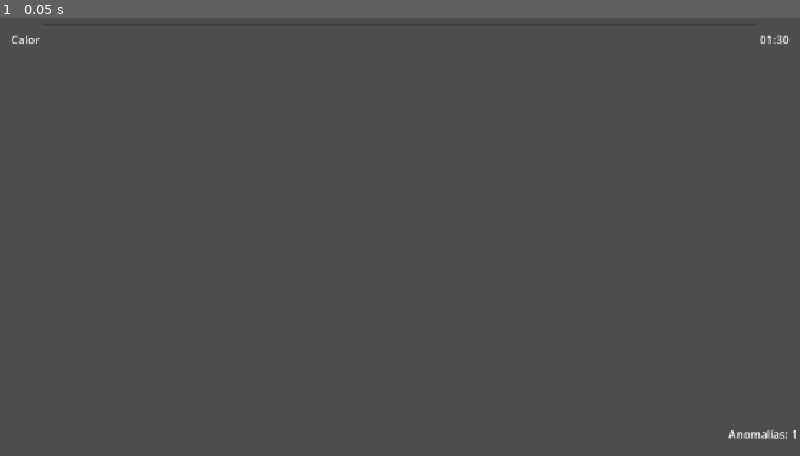
Above: before the commit, frame 1.
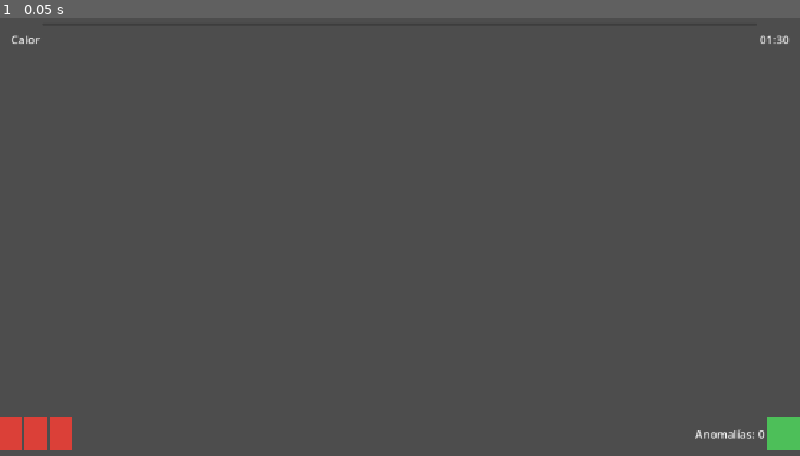
Above: after the commit, the same moment.

Repository: nicolasbuelvas/IAdashems
Game: Godot game, scene res://ui/hud.tscn
Same seed, same stepped clock (60 frames per second), same inputs: the game is played once before the commit and once after it. The project has no main scene, so this scene is started directly.
Inputs:
- Up to frame 1 (0.05 s): no input

The runs differ from the first frame. In frame 1, 1.1% of the frame differs, in the area x 0-100%, y 91-99%.

Commit message:
[23:31][IAdashems][AI] feat(ui): HUD escucha solo senales y saca el emisor de pruebas de la escena

Diff:
--- a/ui/hud.gd
+++ b/ui/hud.gd
@@ -1,4 +1,14 @@
 extends Control
+## HUD (persona D).
+##
+## Regla del spec: el HUD solo escucha señales; no lee nodos de otros sistemas.
+## EventBus es un autoload de C y todavía está vacío, así que mientras no exista
+## el HUD queda mudo (no se conecta a nada). En cuanto aparezca con las señales
+## del contrato, se engancha solo desde _ready().
+
+## Debe coincidir con GameConfig.HEAT_HIGH_THRESHOLD (GameConfig es de C y
+## todavía no existe, se duplica aquí a propósito para no depender de él).
+const HEAT_HIGH_THRESHOLD := 70.0
 
 @onready var heat_bar = $"TopBar/HeatBar"
 @onready var clock_label = $"TopBar/ClockLabel"
@@ -8,46 +18,75 @@
 	$"BottomBar/HealthIcons/Life3",
 ]
 @onready var anomalies_label = $"BottomBar/AnomaliesLabel"
-@onready var herbicide_icon = $"BottomBar/HerbicideIcon"
+@onready var herbicide_icon = $"BottomBar/HerbicideSlot/HerbicideIcon"
+
+var _shake_tween: Tween
 
 
-func _ready():
-	# Conectar a un emisor de prueba si el EventBus no está disponible
-	# En un entorno real, esto se conectaría al EventBus global.
-	var test_emitter = get_node_or_null("/root/TestSignalEmitter")
-	if test_emitter:
-		test_emitter.heat_changed.connect(_on_heat_changed)
-		test_emitter.player_health_changed.connect(_on_player_health_changed)
-		test_emitter.round_timer_changed.connect(_on_round_timer_changed)
-		test_emitter.anomalies_remaining_changed.connect(_on_anomalies_remaining_changed)
-		test_emitter.herbicide_cooldown_changed.connect(_on_herbicide_cooldown_changed)
-		test_emitter.herbicide_ready.connect(_on_herbicide_ready)
+func _ready() -> void:
+	var bus = get_node_or_null("/root/EventBus")
+	if bus:
+		attach_source(bus)
 
-func _on_heat_changed(value: float, max_value: float):
+
+## Conecta las señales del contrato que existan en `source`.
+## En producción eso es EventBus; en las pruebas es test_signal_emitter.gd.
+func attach_source(source: Node) -> void:
+	_connect_if_missing(source, &"heat_changed", _on_heat_changed)
+	_connect_if_missing(source, &"player_health_changed", _on_player_health_changed)
+	_connect_if_missing(source, &"round_timer_changed", _on_round_timer_changed)
+	_connect_if_missing(source, &"anomalies_remaining_changed", _on_anomalies_remaining_changed)
+	_connect_if_missing(source, &"herbicide_cooldown_changed", _on_herbicide_cooldown_changed)
+	_connect_if_missing(source, &"herbicide_ready", _on_herbicide_ready)
+	# La tarjeta de ronda va dentro del HUD y usa el mismo contrato.
+	var card = get_node_or_null("RoundCard")
+	if card and card.has_method("attach_source"):
+		card.attach_source(source)
+
+
+func _connect_if_missing(source: Node, signal_name: StringName, handler: Callable) -> void:
+	if source.has_signal(signal_name) and not source.is_connected(signal_name, handler):
+		source.connect(signal_name, handler)
+
+
+func _on_heat_changed(value: float, max_value: float) -> void:
+	heat_bar.max_value = max_value
 	heat_bar.value = value
-	heat_bar.max_value = max_value
-	# Lógica para cambiar color de barra si el calor es alto (pendiente)
+	# La barra cambia de color al pasar el umbral alto.
+	heat_bar.modulate = Color(1.0, 0.35, 0.3) if value >= HEAT_HIGH_THRESHOLD else Color.WHITE
 
-func _on_player_health_changed(current: int, max_hp: int):
-	for i in range(max_hp):
-		if i < current:
-			life_icons[i].visible = true
-		else:
-			life_icons[i].visible = false
 
-func _on_round_timer_changed(seconds_left: float):
-	var minutes = int(seconds_left / 60)
-	var seconds = int(fmod(seconds_left, 60))
-	clock_label.text = "%02d:%02d" % [minutes, seconds]
+func _on_player_health_changed(current: int, max_hp: int) -> void:
+	for i in range(life_icons.size()):
+		life_icons[i].visible = i < current and i < max_hp
 
-func _on_anomalies_remaining_changed(remaining: int):
+
+func _on_round_timer_changed(seconds_left: float) -> void:
+	var total := int(seconds_left)
+	clock_label.text = "%02d:%02d" % [total / 60, total % 60]
+
+
+func _on_anomalies_remaining_changed(remaining: int) -> void:
 	anomalies_label.text = "Anomalías: %d" % remaining
 
-func _on_herbicide_cooldown_changed(progress: float):
-	# Oscurecer icono según el progreso del cooldown (0.0 a 1.0)
-	var color = Color(1.0, 1.0, 1.0, 1.0 - progress * 0.7) # Se oscurece hasta un 30% visible
-	herbicide_icon.modulate = color
 
-func _on_herbicide_ready():
-	herbicide_icon.modulate = Color(1.0, 1.0, 1.0, 1.0) # Icono brillante
-	# Lógica para hacer temblar el icono (pendiente)
+func _on_herbicide_cooldown_changed(progress: float) -> void:
+	# progress: 0.0 = recién lanzado, 1.0 = listo. Se va aclarando al recargar.
+	herbicide_icon.modulate = Color(1.0, 1.0, 1.0, lerpf(0.3, 1.0, progress))
+
+
+func _on_herbicide_ready() -> void:
+	herbicide_icon.modulate = Color.WHITE
+	_shake_icon()
+
+
+func _shake_icon() -> void:
+	# El icono tiembla al quedar listo (GDD 9).
+	if _shake_tween and _shake_tween.is_valid():
+		_shake_tween.kill()
+	var base: Vector2 = herbicide_icon.position
+	_shake_tween = create_tween()
+	for i in 4:
+		_shake_tween.tween_property(herbicide_icon, "position", base + Vector2(4.0, 0.0), 0.05)
+		_shake_tween.tween_property(herbicide_icon, "position", base + Vector2(-4.0, 0.0), 0.05)
+	_shake_tween.tween_property(herbicide_icon, "position", base, 0.05)
--- a/ui/hud.tscn
+++ b/ui/hud.tscn
@@ -1,7 +1,7 @@
-[gd_scene format=3 uid="uid://cmf2f53o82h1y"]
+[gd_scene load_steps=3 format=3 uid="uid://cmf2f53o82h1y"]
 
 [ext_resource type="Script" path="res://ui/hud.gd" id="1_gjw4h"]
-[ext_resource type="Script" path="res://ui/test_signal_emitter.gd" id="2_j1q5x"]
+[ext_resource type="PackedScene" path="res://ui/round_card.tscn" id="3_card"]
 
 [node name="HUD" type="Control"]
 layout_mode = 3
@@ -10,9 +10,6 @@
 anchor_bottom = 1.0
 mouse_filter = 2
 script = ExtResource("1_gjw4h")
-
-[node name="TestSignalEmitter" type="Node" parent="."]
-script = ExtResource("2_j1q5x")
 
 [node name="TopBar" type="HBoxContainer" parent="."]
 layout_mode = 1
@@ -26,10 +23,12 @@
 
 [node name="HeatLabel" type="Label" parent="TopBar"]
 layout_mode = 2
+mouse_filter = 2
 text = "Calor"
 
 [node name="HeatBar" type="ProgressBar" parent="TopBar"]
 layout_mode = 2
+mouse_filter = 2
 size_flags_horizontal = 3
 max_value = 100.0
 value = 0.0
@@ -37,6 +36,7 @@
 
 [node name="ClockLabel" type="Label" parent="TopBar"]
 layout_mode = 2
+mouse_filter = 2
 text = "01:30"
 
 [node name="BottomBar" type="HBoxContainer" parent="."]
@@ -51,27 +51,50 @@
 
 [node name="HealthIcons" type="HBoxContainer" parent="BottomBar"]
 layout_mode = 2
+mouse_filter = 2
 
-[node name="Life1" type="TextureRect" parent="BottomBar/HealthIcons"]
+[node name="Life1" type="ColorRect" parent="BottomBar/HealthIcons"]
+custom_minimum_size = Vector2(32, 32)
 layout_mode = 2
-texture = null # Placeholder, aquí iría el sprite de vida
+mouse_filter = 2
+color = Color(0.86, 0.25, 0.22, 1)
 
-[node name="Life2" type="TextureRect" parent="BottomBar/HealthIcons"]
+[node name="Life2" type="ColorRect" parent="BottomBar/HealthIcons"]
+custom_minimum_size = Vector2(32, 32)
 layout_mode = 2
-texture = null
+mouse_filter = 2
+color = Color(0.86, 0.25, 0.22, 1)
 
-[node name="Life3" type="TextureRect" parent="BottomBar/HealthIcons"]
+[node name="Life3" type="ColorRect" parent="BottomBar/HealthIcons"]
+custom_minimum_size = Vector2(32, 32)
 layout_mode = 2
-texture = null
+mouse_filter = 2
+color = Color(0.86, 0.25, 0.22, 1)
 
 [node name="Spacer" type="Control" parent="BottomBar"]
 layout_mode = 2
 size_flags_horizontal = 3
+mouse_filter = 2
 
 [node name="AnomaliesLabel" type="Label" parent="BottomBar"]
 layout_mode = 2
-text = "Anomalías: 1"
+mouse_filter = 2
+text = "Anomalías: 0"
 
-[node name="HerbicideIcon" type="TextureRect" parent="BottomBar"]
+[node name="HerbicideSlot" type="Control" parent="BottomBar"]
+custom_minimum_size = Vector2(48, 48)
 layout_mode = 2
-texture = null # Placeholder, aquí iría el sprite del herbicida
+mouse_filter = 2
+
+[node name="HerbicideIcon" type="ColorRect" parent="BottomBar/HerbicideSlot"]
+layout_mode = 1
+anchors_preset = 15
+anchor_right = 1.0
+anchor_bottom = 1.0
+grow_horizontal = 2
+grow_vertical = 2
+mouse_filter = 2
+color = Color(0.3, 0.75, 0.35, 1)
+
+[node name="RoundCard" parent="." instance=ExtResource("3_card")]
+layout_mode = 1
--- /dev/null
+++ b/ui/hud_test.gd
@@ -0,0 +1,10 @@
+extends Control
+## Escena de prueba del HUD y la tarjeta de ronda.
+## Cumple el criterio de aceptación de D: "el HUD reacciona a todas las señales
+## usando un script de prueba que las emite", sin depender de EventBus (C).
+
+@onready var emitter = $TestSignalEmitter
+
+
+func _ready() -> void:
+	$HUD.attach_source(emitter)
--- /dev/null
+++ b/ui/hud_test.tscn
@@ -0,0 +1,18 @@
+[gd_scene load_steps=4 format=3]
+
+[ext_resource type="PackedScene" path="res://ui/hud.tscn" id="1_hud"]
+[ext_resource type="Script" path="res://ui/hud_test.gd" id="2_test"]
+[ext_resource type="Script" path="res://ui/test_signal_emitter.gd" id="3_em"]
+
+[node name="HUDTest" type="Control"]
+layout_mode = 3
+anchors_preset = 15
+anchor_right = 1.0
+anchor_bottom = 1.0
+script = ExtResource("2_test")
+
+[node name="HUD" parent="." instance=ExtResource("1_hud")]
+layout_mode = 1
+
+[node name="TestSignalEmitter" type="Node" parent="."]
+script = ExtResource("3_em")
--- a/ui/test_signal_emitter.gd
+++ b/ui/test_signal_emitter.gd
@@ -1,63 +1,76 @@
 extends Node
-
-# Simula las señales del EventBus para probar el HUD
+## EMISOR DE PRUEBAS — solo para validar la UI sin depender de C.
+## No se instancia dentro de hud.tscn: vive en ui/hud_test.tscn.
+## Reproduce las señales del contrato de EventBus (spec 2.3).
 
 signal heat_changed(value: float, max_value: float)
 signal player_health_changed(current: int, max_hp: int)
 signal round_timer_changed(seconds_left: float)
 signal anomalies_remaining_changed(remaining: int)
-signal herbicide_cooldown_changed(progress: float) # 0.0 = recién lanzado, 1.0 = listo
+signal herbicide_cooldown_changed(progress: float)  # 0.0 = recién lanzado, 1.0 = listo
 signal herbicide_ready()
+signal round_started(round_number: int, remaining: int)
+signal floor_unlocked(floor_number: int)
 
-var current_heat: float = 0.0
-var current_hp: int = 3
-var current_time: float = 90.0
-var current_anomalies: int = 5
-var current_cooldown_progress: float = 0.0
+var current_heat := 0.0
+var current_hp := 3
+var current_time := 90.0
+var current_anomalies := 5
+var current_cooldown_progress := 0.0
+var current_round := 1
 
-func _ready():
-	# Añadir este nodo al autoload para que el HUD lo encuentre
-	# Ojo: esto es solo para TESTING. No debe ir en producción.
-	add_child(self)
-	set_name("TestSignalEmitter")
+var _round_clock := 0.0
 
-	# Emitir señales iniciales
+
+func _ready() -> void:
+	randomize()
+	# Diferido: así HUD y tarjeta ya se conectaron cuando llegan las señales.
+	call_deferred("_emit_initial")
+
+
+func _emit_initial() -> void:
 	heat_changed.emit(current_heat, 100.0)
 	player_health_changed.emit(current_hp, 3)
 	round_timer_changed.emit(current_time)
 	anomalies_remaining_changed.emit(current_anomalies)
 	herbicide_cooldown_changed.emit(current_cooldown_progress)
-	herbicide_ready.emit()
+	round_started.emit(current_round, current_anomalies)
 
-func _process(delta):
-	# Simular cambio de valores para probar el HUD
-	current_heat += delta * 5
-	if current_heat > 100:
-		current_heat = 0
+
+func _process(delta: float) -> void:
+	current_heat += delta * 5.0
+	if current_heat > 100.0:
+		current_heat = 0.0
 	heat_changed.emit(current_heat, 100.0)
 
 	current_time -= delta
-	if current_time < 0:
+	if current_time < 0.0:
 		current_time = 90.0
 	round_timer_changed.emit(current_time)
 
 	current_cooldown_progress += delta * 0.2
-	if current_cooldown_progress > 1.0:
+	if current_cooldown_progress >= 1.0:
 		current_cooldown_progress = 0.0
 		herbicide_ready.emit()
 	else:
 		herbicide_cooldown_changed.emit(current_cooldown_progress)
 
-	# Simular un golpe de vez en cuando
+	_round_clock += delta
+	if _round_clock >= 6.0:
+		_round_clock = 0.0
+		current_round = current_round % 6 + 1
+		round_started.emit(current_round, current_anomalies)
+		if current_round == 3 or current_round == 6:
+			floor_unlocked.emit(2 if current_round == 3 else 3)
+
+	# Simula un golpe de vez en cuando
 	if randf() < 0.001:
-		current_hp -= 1
-		if current_hp < 0:
-			current_hp = 3
+		current_hp = 3 if current_hp <= 0 else current_hp - 1
 		player_health_changed.emit(current_hp, 3)
 
-	# Simular contención de anomalía
+	# Simula la contención de anomalías
 	if randf() < 0.005 and current_anomalies > 0:
 		current_anomalies -= 1
 		anomalies_remaining_changed.emit(current_anomalies)
 		if current_anomalies == 0:
-			current_anomalies = 5 # Reset para demo
+			current_anomalies = 5  # reinicio para la demo
Not shown, added: ui/hud.gd.uid
Not shown, added: ui/hud_test.gd.uid
Not shown, added: ui/test_signal_emitter.gd.uid
